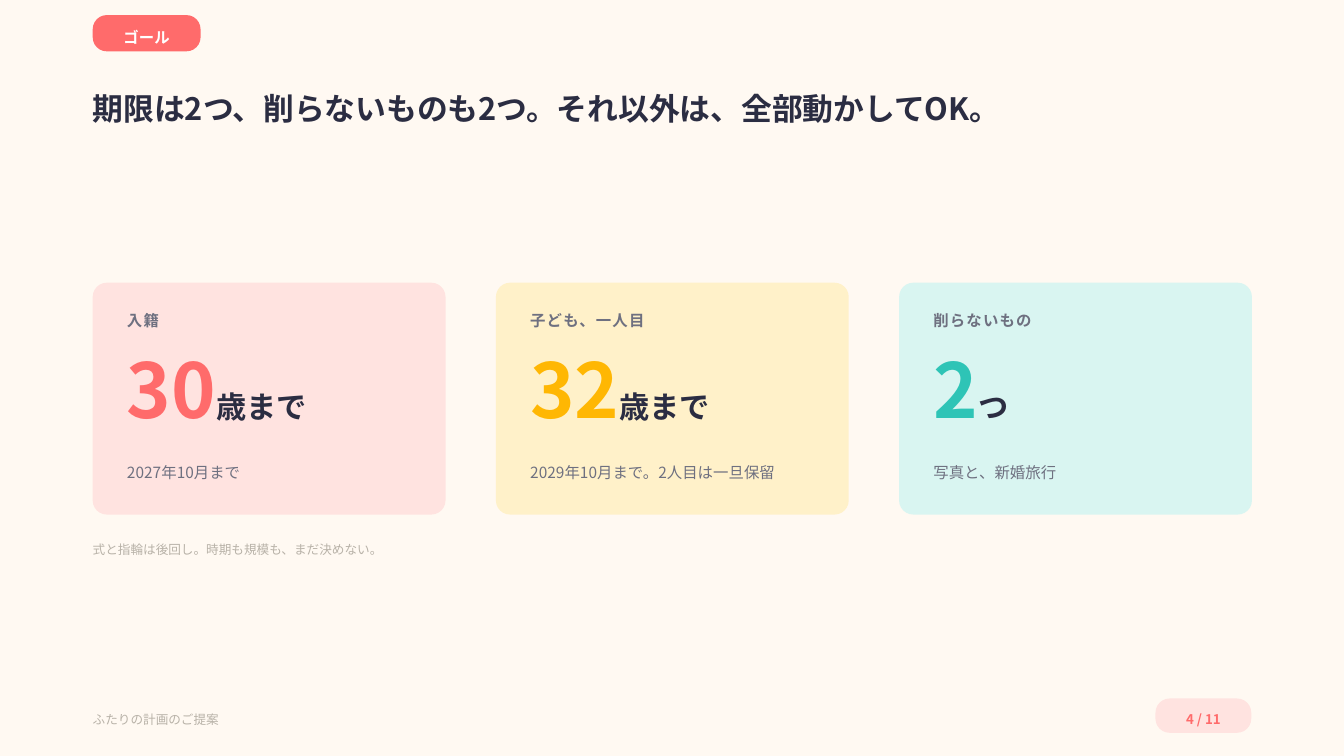
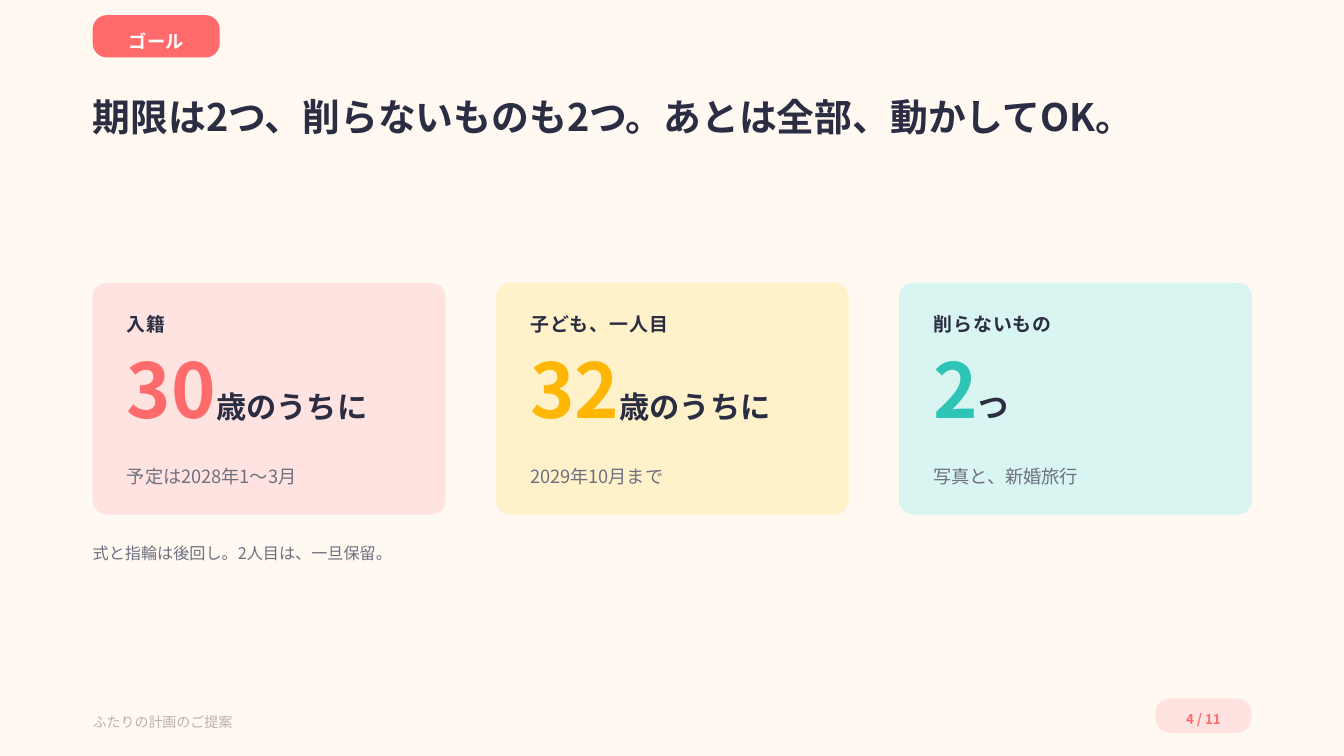
Before and after one commit to ayaka1933-glitch/portfolio, a slide deck: slide 4 of proposal/ふたりの計画のご提案.pptx. Drawn at 1344x756 pixels with LibreOffice and Linux fonts; fonts in the diff are those of the drawing. Boxes give left, top, right and bottom in pixels: in the first picture for what was removed or moved away, otherwise in the second. Text is boxed around its words. In the diff, an @@ line names an element or a change of style, - is before the commit and + after.

```diff
--- a/proposal/ふたりの計画のご提案.pptx
+++ b/proposal/ふたりの計画のご提案.pptx
@@ rounded rectangle "ゴール": place and size @@
-rounded rectangle "ゴール" at (93,15,201,51)
+rounded rectangle "ゴール" at (93,15,220,57)
@@ rounded rectangle "ゴール" at (93,15,220,57): size 11 to 13 pt; proportions changed @@
@@ text at (93,98,1134,135): text changed; size 22 to 27 pt @@
-期限は2つ、削らないものも2つ。それ以外は、全部動かしてOK。
+期限は2つ、削らないものも2つ。あとは全部、動かしてOK。
@@ size 11 to 13.5 pt, text colour #6E7080 to #2B2D42 in 3 elements at (127,315,166,333), (530,315,668,333), (933,315,1051,333) @@
@@ text at (127,343,411,444): text changed @@
-30歳まで
+30歳のうちに
@@ text at (530,343,815,444): text changed @@
-32歳まで
+32歳のうちに
@@ text at (127,468,296,485): text changed; size 11 to 13 pt @@
-2027年10月まで
+予定は2028年1〜3月
@@ text at (530,468,663,485): text changed; size 11 to 13 pt @@
-2029年10月まで。2人目は一旦保留
+2029年10月まで
@@ text "写真と、新婚旅行" at (933,468,1078,485): size 11 to 13 pt @@
@@ text at (93,545,392,561): text changed; size 9 to 11.5 pt; text colour #B8B2A8 to #6E7080 @@
-式と指輪は後回し。時期も規模も、まだ決めない。
+式と指輪は後回し。2人目は、一旦保留。
@@ text "ふたりの計画のご提案" at (93,715,233,728): size 9 to 10 pt @@
```
Also in this commit, not shown: 8 other slides changed, 4 other files.
